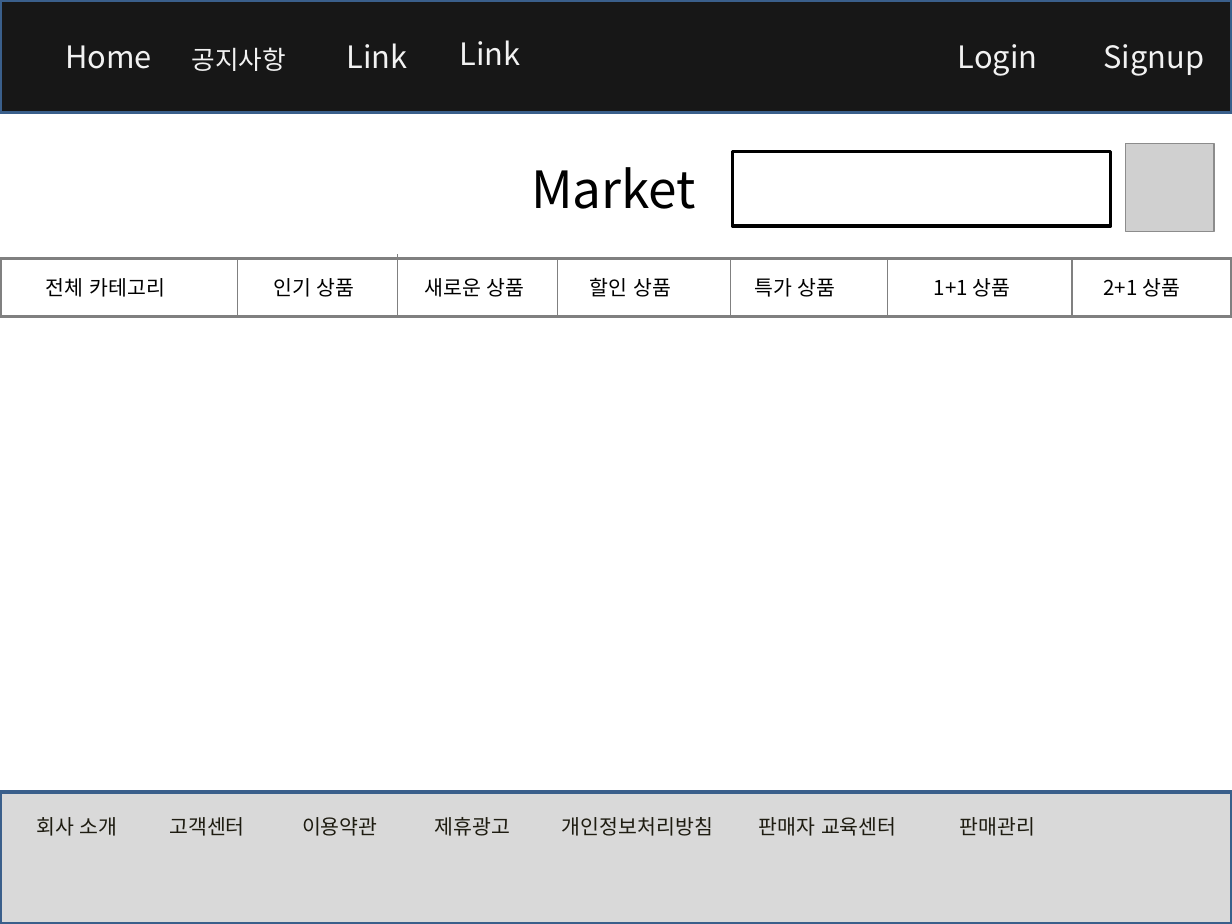
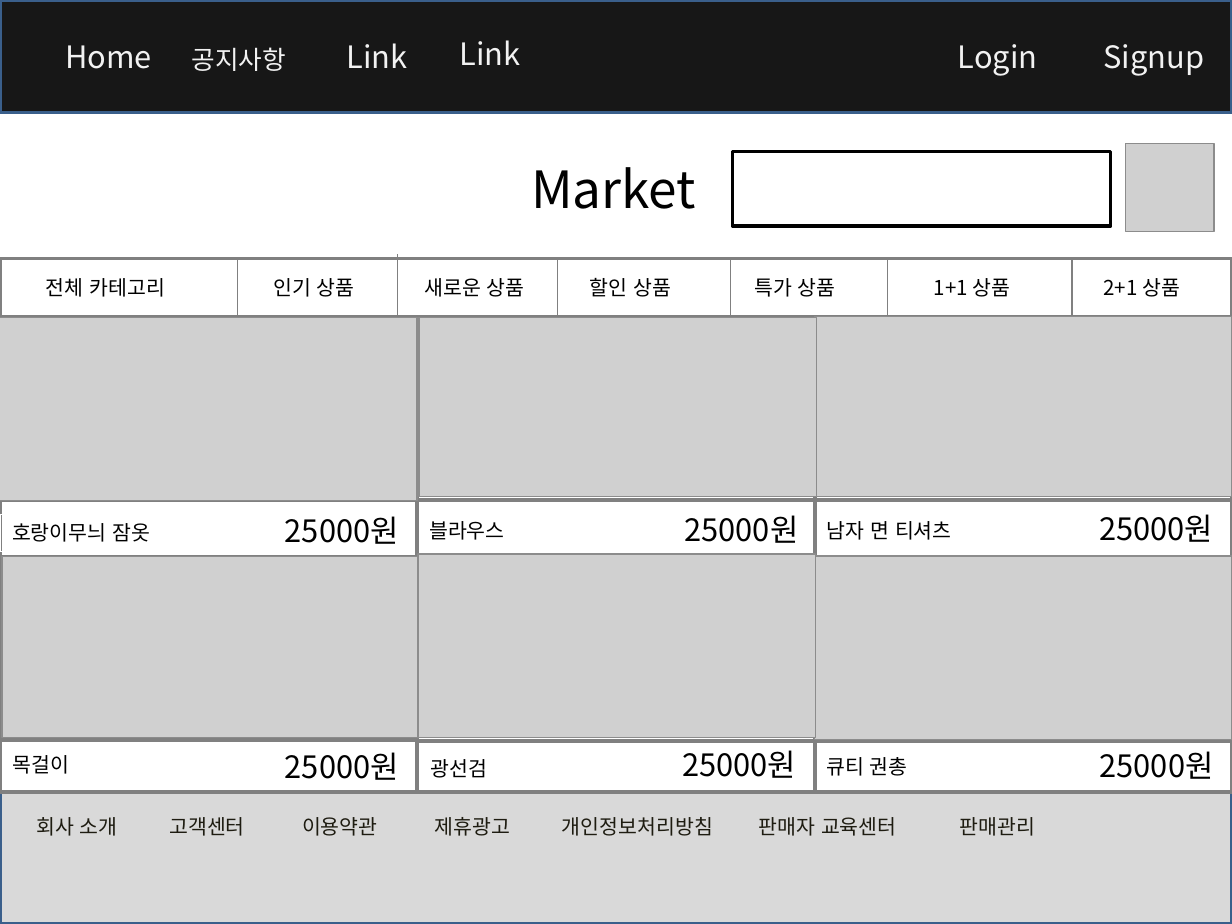
Before and after one commit to rosangels2/market, a slide deck: slide 5 of 포트폴리오/스토리보드/스토리보드.pptx (slide 1 before the commit). Drawn at 1232x924 pixels with LibreOffice and Linux fonts; fonts in the diff are those of the drawing; grey boxes stand for pictures. Boxes give left, top, right and bottom in pixels: in the first picture for what was removed or moved away, otherwise in the second. Text is boxed around its words. In the diff, an @@ line names an element or a change of style, - is before the commit and + after.

```diff
--- a/포트폴리오/스토리보드/스토리보드.pptx
+++ b/포트폴리오/스토리보드/스토리보드.pptx
@@ rectangle added at (0, 317, 418, 559), fill #FFFFFF, outline #808080 2 pt @@
@@ rectangle added at (0, 318, 418, 501), fill #FFFFFF, outline #808080 2 pt @@
@@ picture added at (0, 318, 416, 501) @@
@@ rectangle added at (418, 318, 816, 559), fill #FFFFFF, outline #808080 2 pt @@
@@ rectangle added at (418, 317, 816, 500), fill #FFFFFF, outline #808080 2 pt @@
@@ picture added at (419, 318, 817, 496) @@
@@ rectangle added at (814, 318, 1232, 559), fill #FFFFFF, outline #808080 2 pt @@
@@ picture added at (814, 317, 1232, 496) @@
@@ rectangle added at (816, 317, 1232, 500), fill #FFFFFF, outline #808080 2 pt @@
@@ rectangle added at (0, 514, 214, 551), outline #FFFFFF 0.75 pt, 12 pt, text #000000 @@
+호랑이무늬 잠옷
@@ text added at (285, 516, 399, 544), 18 pt, text #000000 @@
+25000원
@@ text added at (429, 521, 504, 540), 12 pt, text #000000 @@
+블라우스
@@ text added at (685, 515, 799, 543), 18 pt, text #000000 @@
+25000원
@@ text added at (827, 521, 952, 540), 12 pt, text #000000 @@
+남자 면 티셔츠
@@ text added at (1099, 514, 1213, 542), 18 pt, text #000000 @@
+25000원
@@ rectangle added at (0, 559, 418, 792), fill #FFFFFF, outline #808080 2 pt @@
@@ rectangle added at (0, 557, 418, 740), fill #FFFFFF, outline #808080 2 pt @@
@@ picture added at (2, 557, 419, 738) @@
@@ rectangle added at (418, 559, 816, 792), fill #FFFFFF, outline #808080 2 pt @@
@@ rectangle added at (418, 558, 816, 742), fill #FFFFFF, outline #808080 2 pt @@
@@ picture added at (418, 554, 816, 738) @@
@@ rectangle added at (814, 559, 1232, 792), fill #FFFFFF, outline #808080 2 pt @@
@@ picture added at (814, 556, 1232, 739) @@
@@ rectangle added at (816, 558, 1232, 742), fill #FFFFFF, outline #808080 2 pt @@
@@ text added at (13, 755, 70, 774), 12 pt, text #000000 @@
+목걸이
@@ text added at (285, 752, 399, 780), 18 pt, text #000000 @@
+25000원
@@ text added at (431, 759, 488, 778), 12 pt, text #000000 @@
+광선검
@@ text added at (682, 750, 796, 778), 18 pt, text #000000 @@
+25000원
@@ text added at (826, 757, 908, 776), 12 pt, text #000000 @@
+큐티 권총
@@ text added at (1100, 751, 1214, 779), 18 pt, text #000000 @@
+25000원
```
Also in this commit, not shown: 1 other slide changed, 31 slides added, 10 other files.
